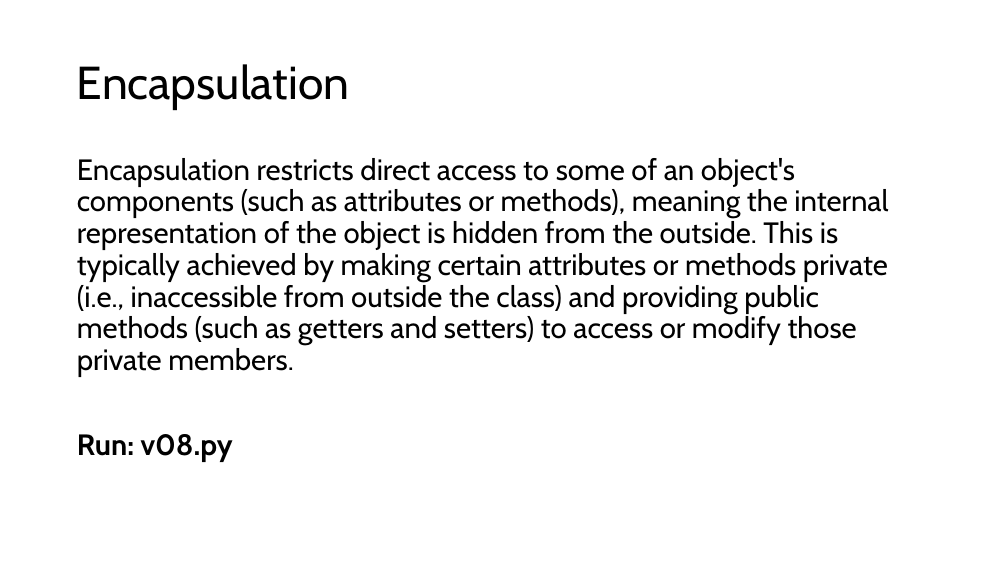
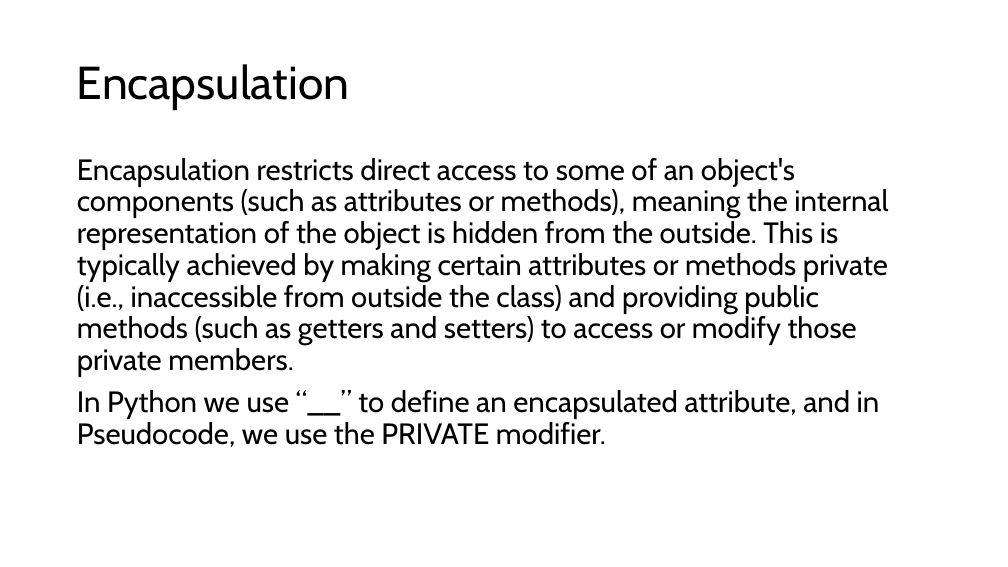
Before and after one commit to TempeHS/MicroPython_OOP_Pi_Pico_Mini_Project_Source, a slide deck: slide 13 of tutorials/presentations/Lecture2.pptx (slide 7 before the commit). Drawn at 1008x567 pixels with LibreOffice and Linux fonts; fonts in the diff are those of the drawing. Boxes give left, top, right and bottom in pixels: in the first picture for what was removed or moved away, otherwise in the second. Text is boxed around its words. In the diff, an @@ line names an element or a change of style, - is before the commit and + after.

```diff
--- a/tutorials/presentations/Lecture2.pptx
+++ b/tutorials/presentations/Lecture2.pptx
@@ text at (77, 390, 880, 447): text changed; bold off @@
-Run: v08.py
+In Python we use “__” to define an encapsulated attribute, and in Pseudocode, we use the PRIVATE modifier.
```
Also in this commit, not shown: 4 other slides changed, 11 slides added, 14 other files.
